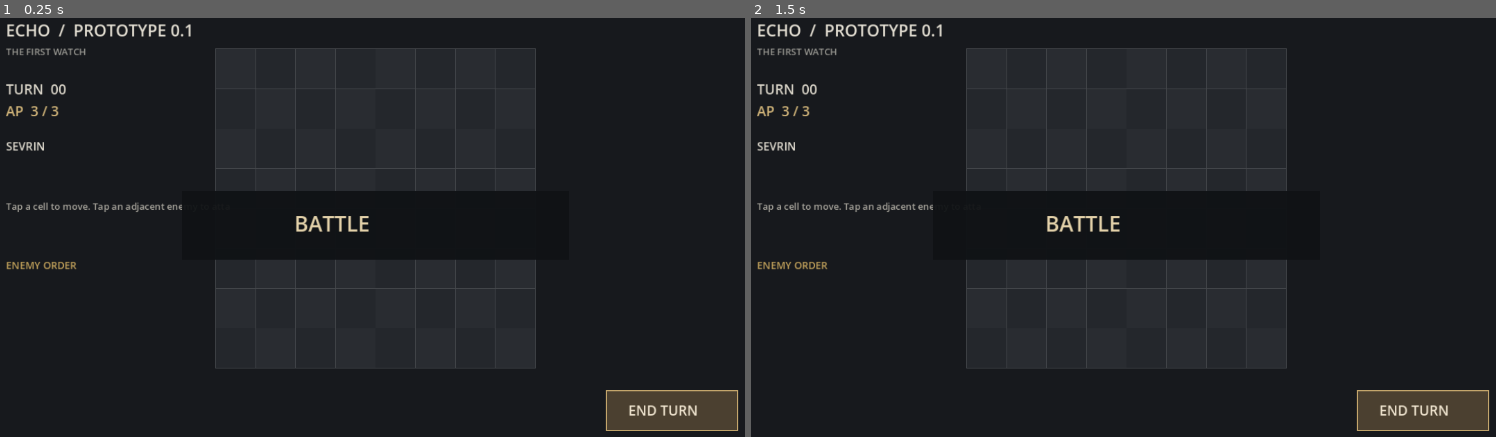
Above: before the commit, frames 1-2 (left to right).
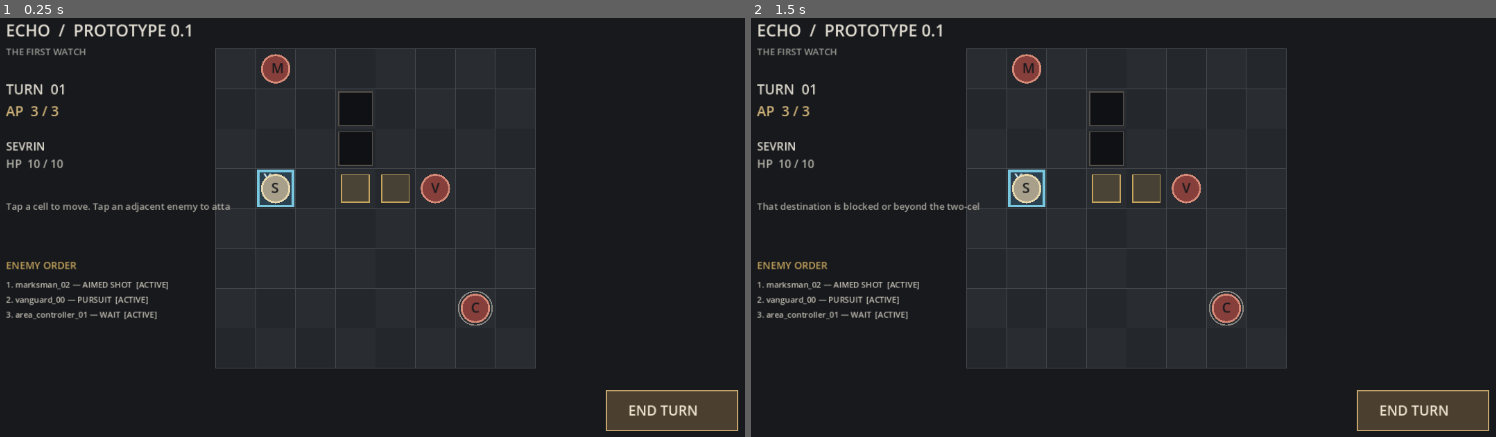
Above: after the commit, the same moments.

Repository: CWEAKLIGHT/echo-Brain
Game: Godot game, scene res://scenes/main/main.tscn
Same seed, same stepped clock (60 frames per second), same inputs: the game is played once before the commit and once after it.
Inputs (mouse positions are in pixels of both pictures, inside the frame that each line leads up to):
- Up to frame 1 (0.25 s): no input
- Up to frame 2 (1.5 s): tap Enter at 0.5 s; move the mouse to (1302, 206) at 0.52 s; click (1302, 206) at 0.67 s; tap Space at 1.25 s; move the mouse to (967, 252) at 1.27 s; click (967, 252) at 1.42 s

The runs differ from the first frame. In frame 1, 6.2% of the frame differs, in the area x 0-72%, y 8-74%; in frame 2, 6.4%.
Error before the commit: Invalid type in function 'start_encounter' in base 'Node (BattleController)'. The array of argument 2 (Array) does not have the same element type as the expect…

Commit message:
Fix typed BattleController reference in prototype battle view

Diff:
--- a/scripts/ui/battle_view.gd
+++ b/scripts/ui/battle_view.gd
@@ -7,7 +7,7 @@
 const BOARD_SIZE := 8
 const END_TURN_RECT := Rect2(1010.0, 620.0, 210.0, 64.0)
 
-var controller
+var controller: BattleController
 var status_message: String = "Tap a cell to move. Tap an adjacent enemy to attack."
 
 
